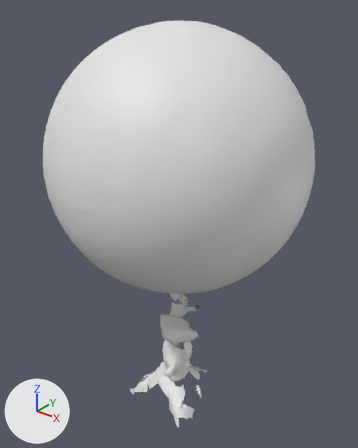
The OBJ model res/Metalsphere/Gridtest_1_0_0.000001.obj: old version first, new version second.
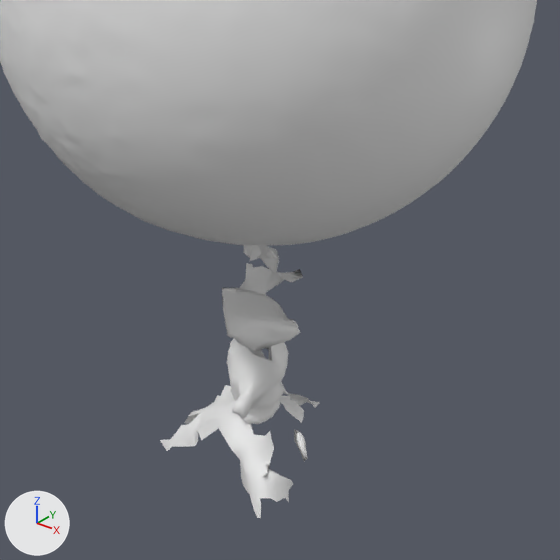
Each version is shown whole from a 50 mm lens placed at (746.0, -411.0, 255.0), pointed at (402.0, 20.0, -12.0), then close up on the part from 14% to 91% of the width and 39% to 100% of the height. Arrows for +X, +Y and +Z are at lower left; the lights stay in place. Materials are left out; every surface is plain grey. Where no turn or scale is listed for an object, it has been applied to the vertices.

The first close-up shows 'Gridtest_1_0_0.000001'.
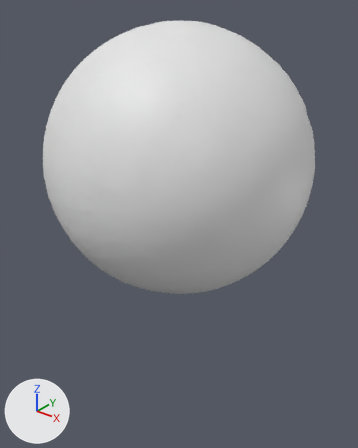
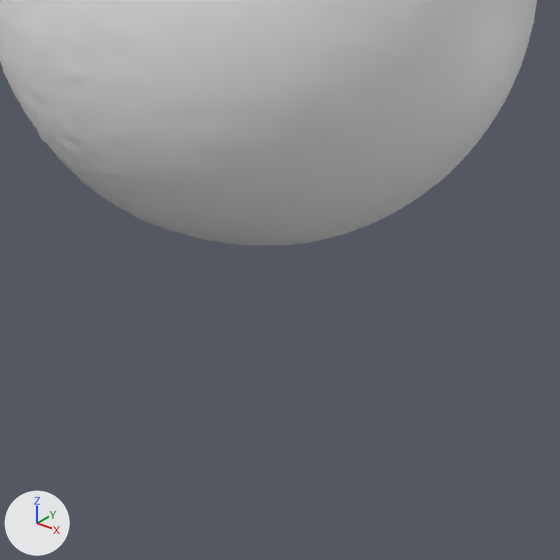
What differs and where, as boxes (x1, y1, x2, y2) in the close-ups (560 x 560 px):
```json
{"object": "Gridtest_1_0_0.000001", "change": "reshaped", "before": [0, 0, 537, 518], "after": [0, 0, 537, 245]}
{"part": 1, "of": "me_gridtest_1_0_0_000001", "change": "deleted", "before": [222, 288, 301, 350]}
{"part": 2, "of": "me_gridtest_1_0_0_000001", "change": "deleted", "before": [294, 429, 307, 461]}
{"part": 3, "of": "me_gridtest_1_0_0_000001", "change": "deleted", "before": [160, 245, 320, 518]}
```

Scene script edits in JSON lines:
```json
{"block": "me_gridtest_1_0_0_000001", "where": "# used by ob_gridtest_1_0_0_000001; location = (0.0, 0.0, 0.0)"}
{"op": "remove", "block": "me_gridtest_1_0_0_000001", "code": "me_gridtest_1_0_0_000001.from_pydata(...)  # 17661 vertices, 35093 faces; spans x 260.0..557.0, y -138.0..160.0, z -290.0..221.0"}
{"op": "add", "block": "me_gridtest_1_0_0_000001", "code": "me_gridtest_1_0_0_000001.from_pydata(...)  # 16738 vertices, 33404 faces; spans x 260.0..557.0, y -138.0..160.0, z -83.0..221.0"}
{"block": "me_gridtest_1_0_0_000001", "change": "me_gridtest_1_0_0_000001 part 1: the loose piece of 106 vertices spanning x 393.0..456.0, y -34.0..0.0, z -156.0..-133.0 is deleted"}
{"block": "me_gridtest_1_0_0_000001", "change": "me_gridtest_1_0_0_000001 part 2: the loose piece of 49 vertices spanning x 433.0..451.0, y 7.0..18.0, z -269.0..-248.0 is deleted"}
{"block": "me_gridtest_1_0_0_000001", "change": "me_gridtest_1_0_0_000001 part 3: 768 vertices removed from x 342.0..454.0, y -39.0..70.0, z -290.0..-84.0"}
```
